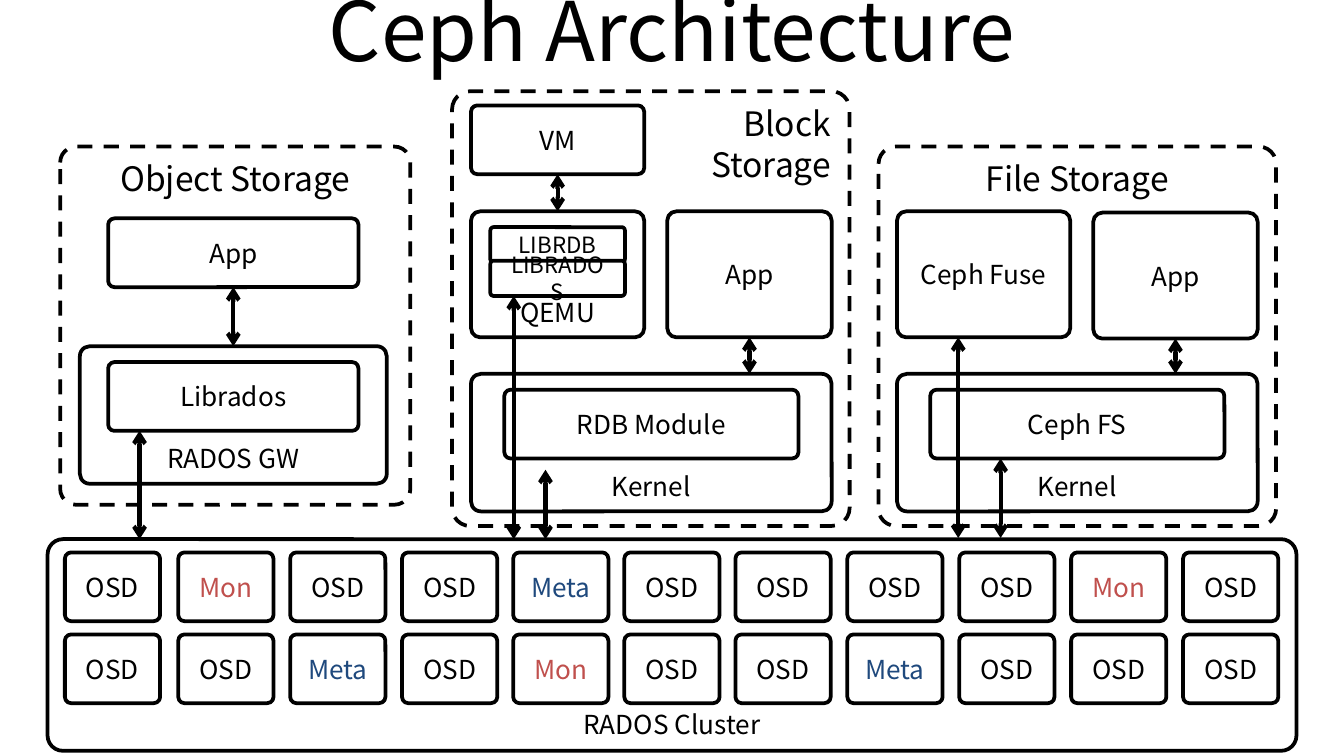
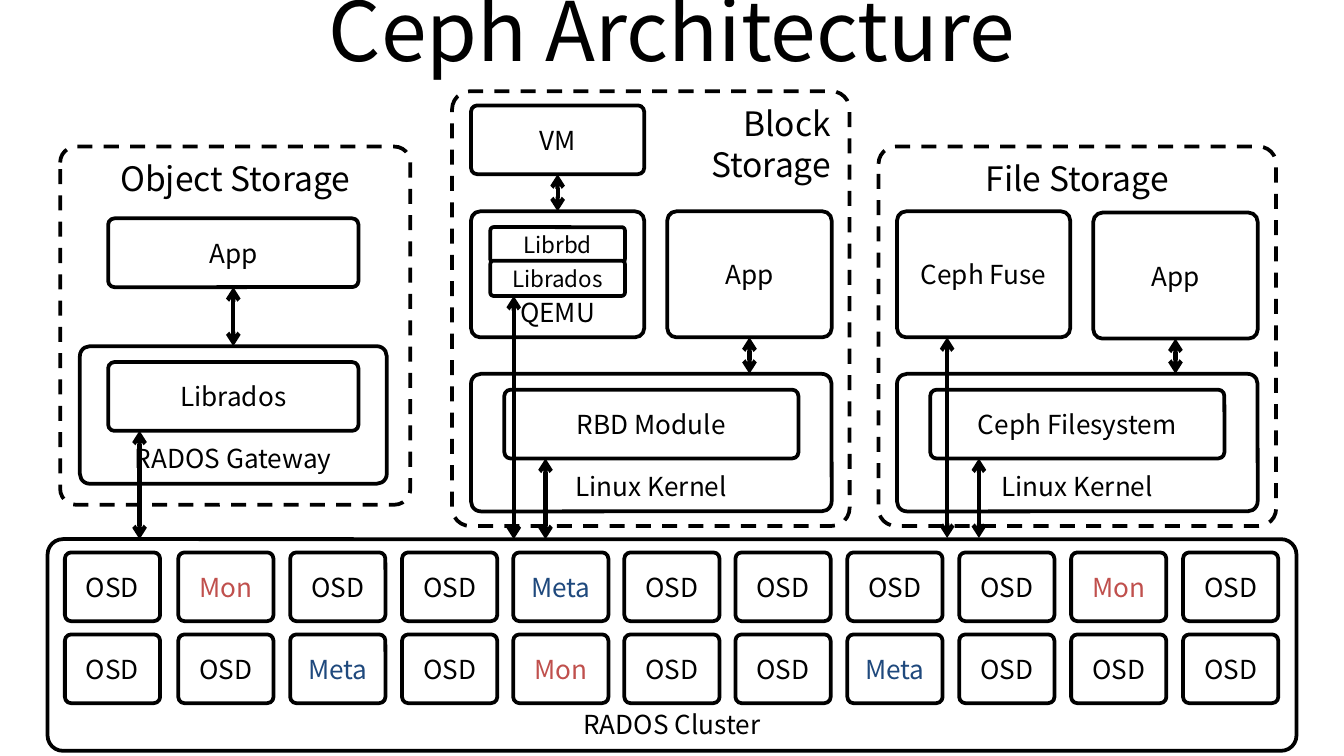
Before and after one commit to ssup2/blog-old, a slide deck: slide 1 of images/theory_analysis/Ceph/Ceph.pptx. Drawn at 1344x756 pixels with LibreOffice and Linux fonts; fonts in the diff are those of the drawing. Boxes give left, top, right and bottom in pixels: in the first picture for what was removed or moved away, otherwise in the second. Text is boxed around its words. In the diff, an @@ line names an element or a change of style, - is before the commit and + after.

Commit message:
Update  Ceph

```diff
--- a/images/theory_analysis/Ceph/Ceph.pptx
+++ b/images/theory_analysis/Ceph/Ceph.pptx
@@ text in rounded rectangle at box(523, 235, 591, 254): text changed @@
-LIBRDB
+Librbd
@@ text in rounded rectangle at box(512, 269, 603, 288): text changed @@
-LIBRADOS
+Librados
@@ double arrow moved from (958, 337) - (958, 538) to (948, 337) - (948, 538) @@
@@ text in rounded rectangle at box(577, 413, 725, 435): text changed @@
-RDB Module
+RBD Module
@@ text in rounded rectangle at box(978, 413, 1176, 440): text changed @@
-Ceph FS
+Ceph Filesystem
@@ text in rounded rectangle at box(135, 442, 332, 476): text changed @@
-RADOS GW
+RADOS Gateway
@@ double arrow moved from (546, 470) - (546, 539) to (546, 458) - (546, 539) @@
@@ text in rounded rectangle at box(575, 475, 727, 497): text changed @@
-Kernel
+Linux Kernel
@@ double arrow moved from (1001, 458) - (1001, 538) to (978, 458) - (978, 538) @@
@@ text in rounded rectangle at box(1001, 475, 1153, 497): text changed @@
-Kernel
+Linux Kernel
```
Also in this commit, not shown: 2 other files.
